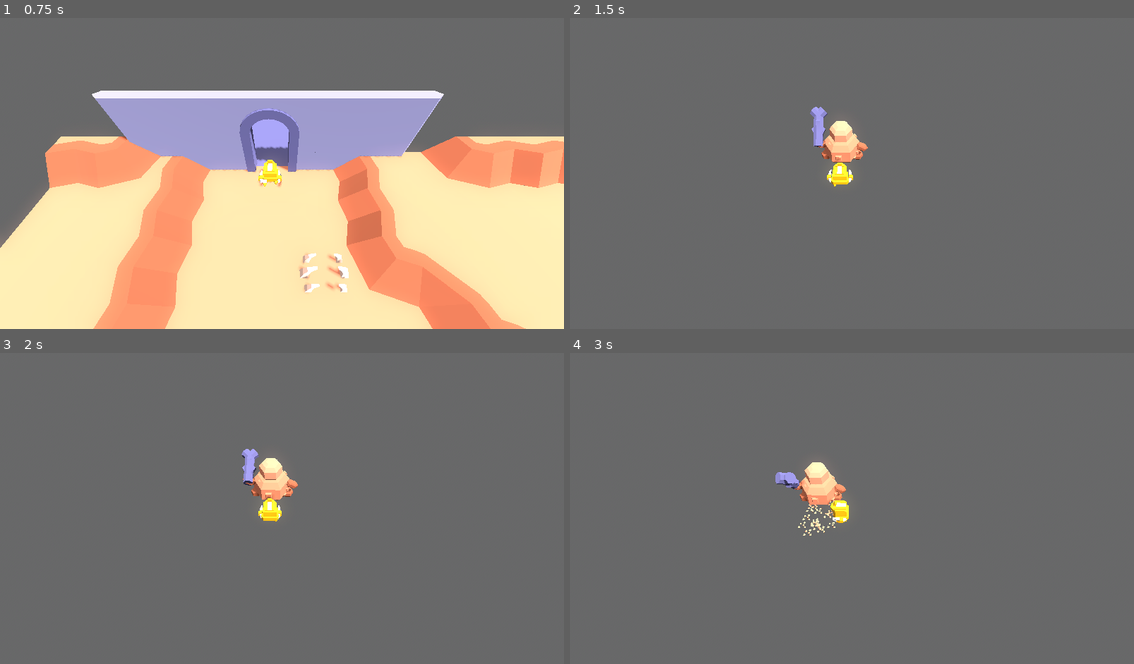
Above: before the commit, frames 1-4 (two rows, left to right).
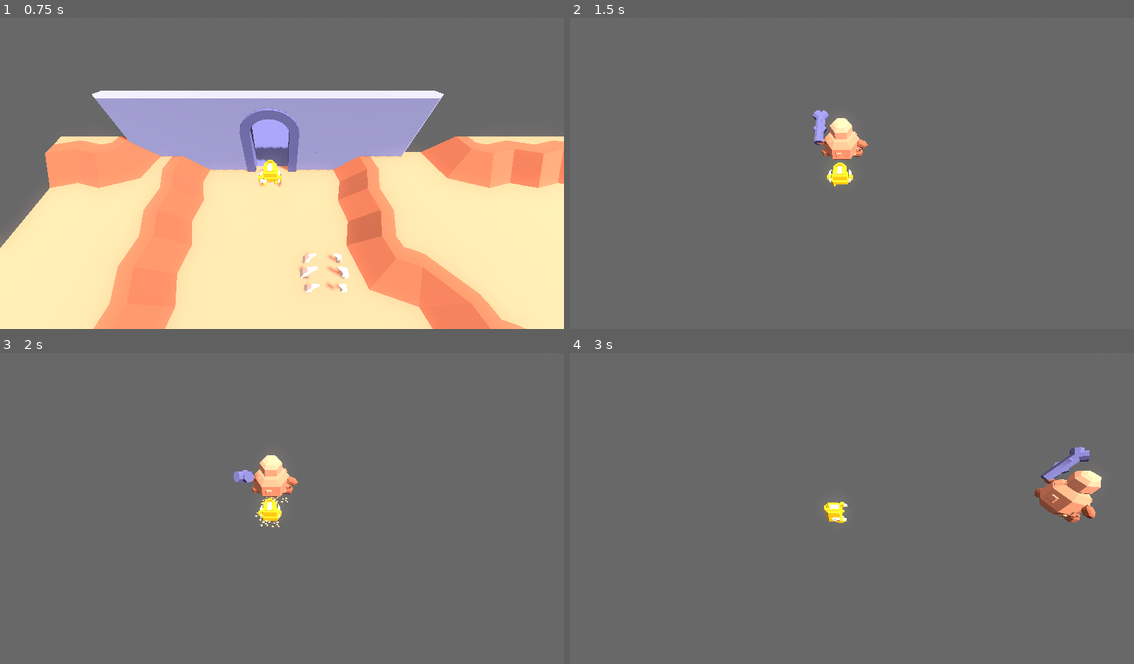
Above: after the commit, the same moments.

Repository: DreadBoy/children-of-the-parapet
Game: Godot game, scene res://scenes/game.tscn
Two runs of this game, one before a commit and one after it. Both use one fixed random seed, a clock stepped at 60 frames per second and the inputs below.
Inputs:
- Up to frame 1 (0.75 s): tap Enter at 0.5 s; hold W (move_up) from 0.53 s (still down); hold Shift (dash) from 0.53 s (still down)
- Up to frame 2 (1.5 s): keep holding W (move_up); release Shift (dash) at 1.28 s; tap Shift (dash) at 1.35 s
- Up to frame 3 (2 s): keep holding W (move_up)
- Up to frame 4 (3 s): release W (move_up) at 2.03 s; hold Shift (dash) 2.03-2.78 s; hold A (move_left) from 2.03 s (still down); tap Shift (dash) at 2.85 s

Frame 1 is identical in both runs. In frame 2, 0.5% of the frame differs, in the area x 42-53%, y 28-52%; in frame 3, 0.7%; in frame 4, 2.8%, in the area x 36-95%, y 30-59%.

Commit message:
Change timings of boss 1

Diff:
--- a/boss-1/boss-1-animated.tscn
+++ b/boss-1/boss-1-animated.tscn
@@ -100,6 +100,47 @@
 "transitions": PackedFloat32Array(1),
 "update": 1,
 "values": [false]
+}
+
+[sub_resource type="Animation" id="Animation_x1e3t"]
+resource_name = "attack"
+tracks/0/type = "value"
+tracks/0/imported = false
+tracks/0/enabled = true
+tracks/0/path = NodePath("boss-1-club:rotation")
+tracks/0/interp = 1
+tracks/0/loop_wrap = true
+tracks/0/keys = {
+"times": PackedFloat32Array(0, 0.2, 0.3, 1),
+"transitions": PackedFloat32Array(1, 1, 1, 1),
+"update": 0,
+"values": [Vector3(0.785398, -1.35712e-07, -2.49761e-07), Vector3(1.5708, 0, 0), Vector3(-2.26893, 0, 0), Vector3(0.785398, -1.35712e-07, -2.49761e-07)]
+}
+tracks/1/type = "method"
+tracks/1/imported = false
+tracks/1/enabled = true
+tracks/1/path = NodePath("GPUParticles3D")
+tracks/1/interp = 1
+tracks/1/loop_wrap = true
+tracks/1/keys = {
+"times": PackedFloat32Array(0.3),
+"transitions": PackedFloat32Array(1),
+"values": [{
+"args": [],
+"method": &"restart"
+}]
+}
+tracks/2/type = "value"
+tracks/2/imported = false
+tracks/2/enabled = true
+tracks/2/path = NodePath("club-area:monitoring")
+tracks/2/interp = 1
+tracks/2/loop_wrap = true
+tracks/2/keys = {
+"times": PackedFloat32Array(0, 0.3, 0.4),
+"transitions": PackedFloat32Array(1, 1, 1),
+"update": 1,
+"values": [false, true, false]
 }
 
 [sub_resource type="Animation" id="Animation_kns51"]
@@ -208,48 +249,6 @@
 "values": [Vector3(0, 0, 0), Vector3(0.261799, 0, 0), Vector3(-0.0841772, 0, 0), Vector3(0, 0, 0), Vector3(0, 0, 0)]
 }
 
-[sub_resource type="Animation" id="Animation_x1e3t"]
-resource_name = "attack"
-length = 2.0
-tracks/0/type = "value"
-tracks/0/imported = false
-tracks/0/enabled = true
-tracks/0/path = NodePath("boss-1-club:rotation")
-tracks/0/interp = 1
-tracks/0/loop_wrap = true
-tracks/0/keys = {
-"times": PackedFloat32Array(0, 1, 1.2, 2),
-"transitions": PackedFloat32Array(1, 1, 1, 1),
-"update": 0,
-"values": [Vector3(0.785398, -1.35712e-07, -2.49761e-07), Vector3(1.5708, 0, 0), Vector3(-2.26893, 0, 0), Vector3(0.785398, -1.35712e-07, -2.49761e-07)]
-}
-tracks/1/type = "method"
-tracks/1/imported = false
-tracks/1/enabled = true
-tracks/1/path = NodePath("GPUParticles3D")
-tracks/1/interp = 1
-tracks/1/loop_wrap = true
-tracks/1/keys = {
-"times": PackedFloat32Array(1.2),
-"transitions": PackedFloat32Array(1),
-"values": [{
-"args": [],
-"method": &"restart"
-}]
-}
-tracks/2/type = "value"
-tracks/2/imported = false
-tracks/2/enabled = true
-tracks/2/path = NodePath("club-area:monitoring")
-tracks/2/interp = 1
-tracks/2/loop_wrap = true
-tracks/2/keys = {
-"times": PackedFloat32Array(0, 1.2, 1.3),
-"transitions": PackedFloat32Array(1, 1, 1),
-"update": 1,
-"values": [false, true, false]
-}
-
 [sub_resource type="AnimationLibrary" id="AnimationLibrary_aqjba"]
 _data = {
 "RESET": SubResource("Animation_xyfr1"),
@@ -321,7 +320,7 @@
 transform = Transform3D(0.311769, -0.1125, 0, 0.18, 0.194856, 0, 0, 0, 0.225, 0.55, 0.5, -0.07)
 
 [node name="boss-1-club" parent="." index="6"]
-transform = Transform3D(1, 1.53798e-07, -9.59628e-08, -1.76607e-07, 0.707107, -0.707107, -4.08954e-08, 0.707107, 0.707107, 0.535941, 0.60606, -0.0586393)
+transform = Transform3D(1, 1.53798e-07, -9.59629e-08, -1.76608e-07, 0.707107, -0.707107, -4.08957e-08, 0.707107, 0.707107, 0.535941, 0.60606, -0.0586393)
 
 [node name="AnimationPlayer" type="AnimationPlayer" parent="." index="7"]
 autoplay = "idle"
--- a/boss-1/boss-1.gd
+++ b/boss-1/boss-1.gd
@@ -1,7 +1,7 @@
 extends CharacterBody3D
 
 @export var speed = 1
-@export var turn_speed = 3
+@export var turn_speed = 2.5
 @export var attack_range = 1
 @export var attack_angle = 30
 
--- a/character/character.tscn
+++ b/character/character.tscn
@@ -9,6 +9,7 @@
 
 [node name="character" type="CharacterBody3D"]
 collision_layer = 2
+collision_mask = 5
 script = ExtResource("1_gwvqf")
 
 [node name="Pivot" type="Node3D" parent="."]
